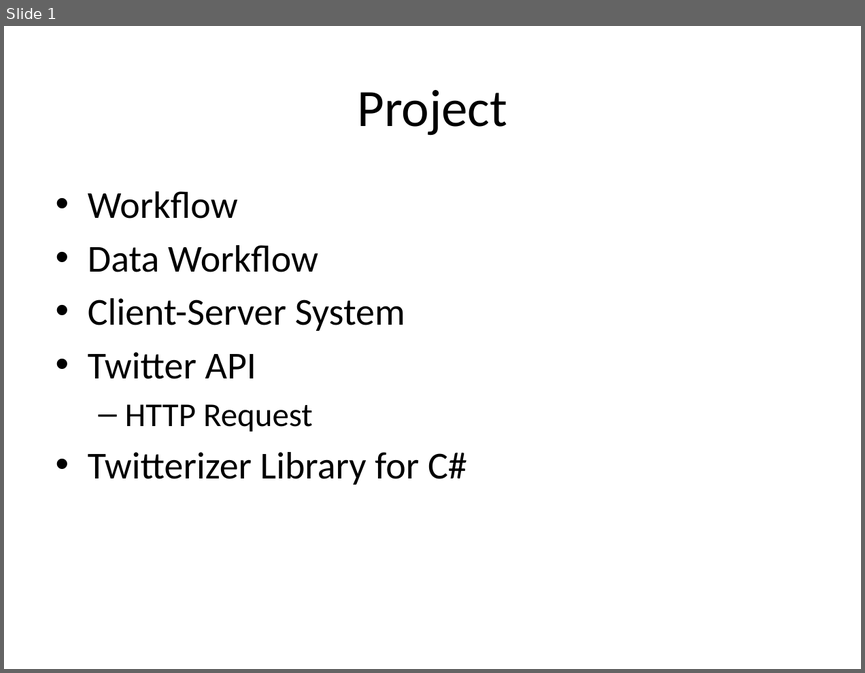
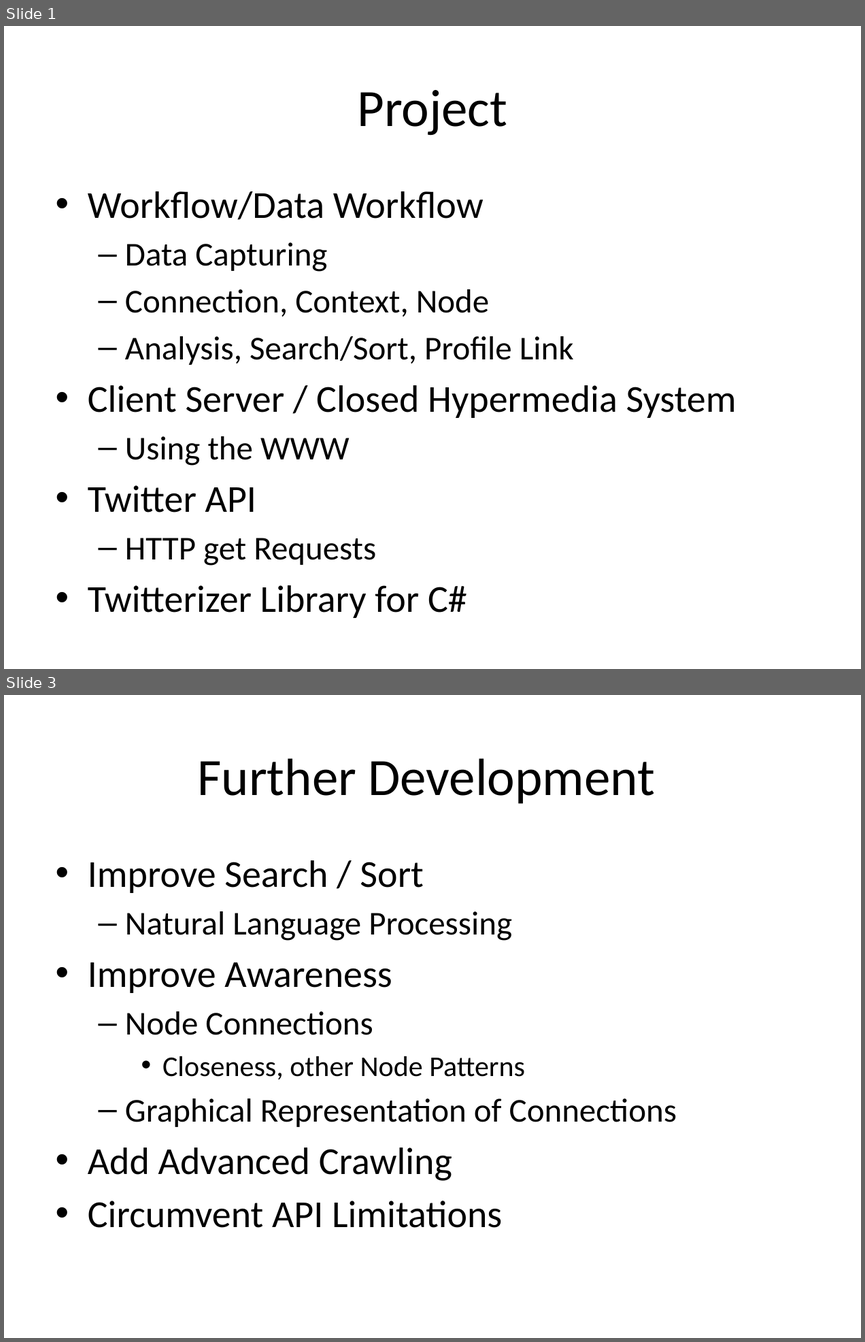
Before and after one commit to isurup/kalle-martin-group, a slide deck: SSE3/MartinPresentation/project extra slides.pptx. Shown one above the other, each under a label of ours: slide 1 before the commit, slides 1 and 3 after it; the slides between them are not shown. The pictures are 865x673 and 865x1342 pixels, drawn with LibreOffice and Linux fonts; fonts in the diff are those of the drawing. Boxes give left, top, right and bottom in pixels: in the first picture for what was removed or moved away, otherwise in the second. Text is boxed around its words. In the diff, an @@ line names an element or a change of style, - is before the commit and + after.

```diff
--- a/SSE3/MartinPresentation/project extra slides.pptx
+++ b/SSE3/MartinPresentation/project extra slides.pptx
@@ slide 3 added at [4,695,861,1338], background #FFFFFF @@
@@ title added at [197,758,655,804], 44 pt, text #000000 @@
+Further Development
@@ text added at [88,860,677,1227], 32 pt, text #000000 @@
+• Improve Search / Sort
+  – Natural Language Processing
+• Improve Awareness
+  – Node Connections
+    • Closeness, other Node Patterns
+  – Graphical Representation of Connections
+• Add Advanced Crawling
+• Circumvent API Limitations
@@ slide 1 changed as well @@
@@ text at [88,191,736,465]: text changed; size 32 to 28 pt @@
-• Workflow
-• Data Workflow
-• Client-Server System
+• Workflow/Data Workflow
+  – Data Capturing
+  – Connection, Context, Node
+  – Analysis, Search/Sort, Profile Link
+• Client Server / Closed Hypermedia System
+  – Using the WWW
@@ text at [125,537,376,565]: text changed @@
-  – HTTP Request
+  – HTTP get Requests
```
Also in this commit, not shown: 1 other slide changed, 1 other slide added, 1 slide removed, 1 other file.
